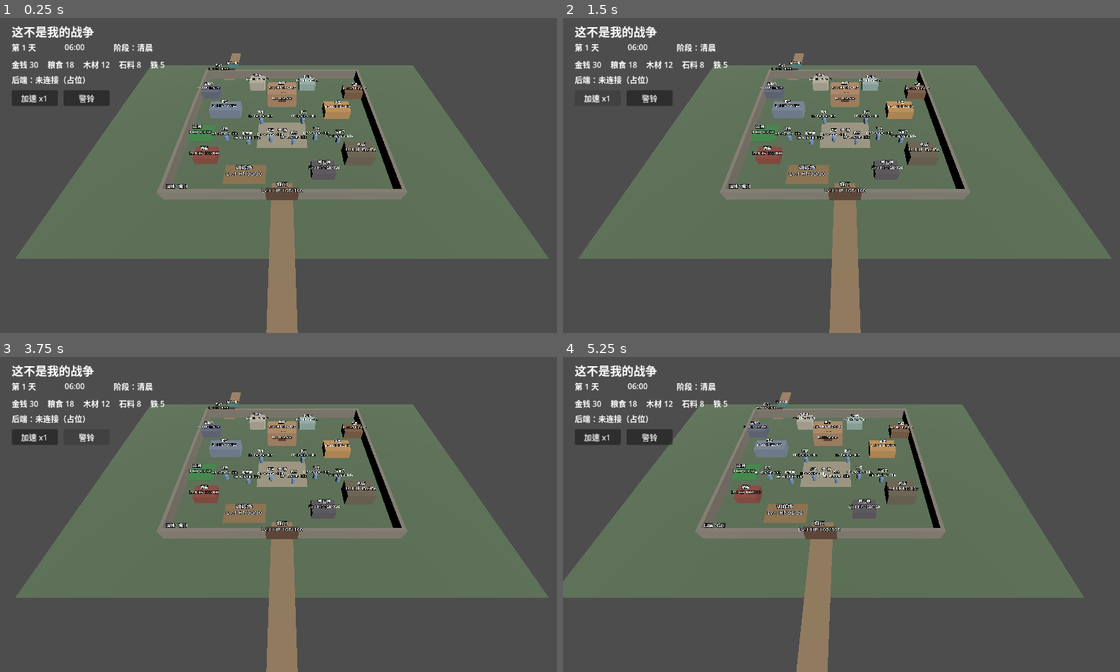
Above: before the commit, frames 1-4 (two rows, left to right).
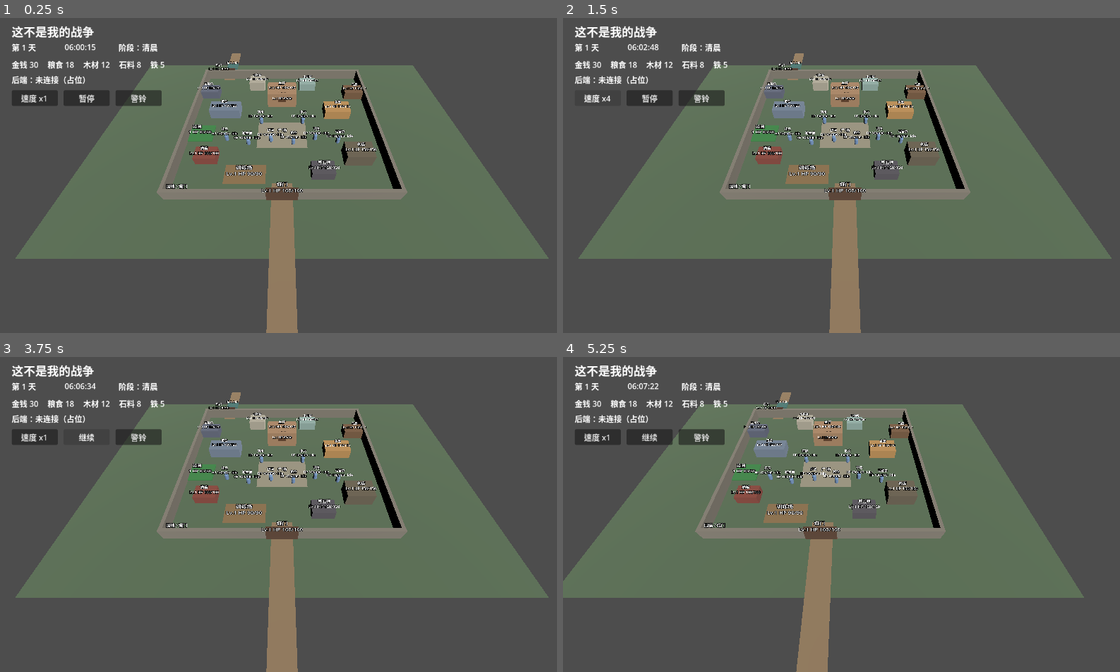
Above: after the commit, the same moments.

Repository: graywind-labs/this-is-not-my-war
Game: Godot game, scene res://scenes/main/Main.tscn
Two runs of this game, one before a commit and one after it. Both use one fixed random seed, a clock stepped at 60 frames per second and the inputs below.
Inputs (mouse positions are in pixels of both pictures, inside the frame that each line leads up to):
- Up to frame 1 (0.25 s): no input
- Up to frame 2 (1.5 s): click "加速 x1" (after the commit: "速度 x1") at 0.5 s; click "加速 x1" (after the commit: "速度 x2") at 1.25 s
- Up to frame 3 (3.75 s): click "加速 x1" (after the commit: "速度 x4") at 2 s; click "警铃" at 2.75 s; click (89, 435) at 3.5 s, where only the run after the commit has a clickable "暂停"
- Up to frame 4 (5.25 s): click (652, 435) at 4.25 s, where only the run after the commit has a clickable "继续"; tap Enter at 5 s; move the mouse to (969, 498) at 5.02 s; hold D from 5.03 s (still down); tap Space at 5.1 s; click (969, 498) at 5.17 s

The runs differ from the first frame. In frame 1, 0.7% of the frame differs, in the area x 3-30%, y 8-29%; in frame 2, 0.7%; in frame 3, 0.7%; in frame 4, 0.7%.

Commit message:
M4：时间系统、事件系统与信息空间

Diff:
--- a/scenes/main/Main.tscn
+++ b/scenes/main/Main.tscn
@@ -434,16 +434,16 @@
 layout_mode = 0
 offset_left = 132.0
 offset_top = 52.0
-offset_right = 220.0
+offset_right = 230.0
 offset_bottom = 76.0
-text = "06:00"
+text = "06:00:00"
 
 [node name="PhaseLabel" type="Label" parent="UI/HUD" unique_id=1272901177]
 unique_name_in_owner = true
 layout_mode = 0
-offset_left = 232.0
+offset_left = 242.0
 offset_top = 52.0
-offset_right = 340.0
+offset_right = 350.0
 offset_bottom = 76.0
 text = "阶段：清晨"
 
@@ -490,18 +490,30 @@
 text = "后端：未连接（占位）"
 
 [node name="SpeedButton" type="Button" parent="UI/HUD" unique_id=102724923]
+focus_mode = 0
 layout_mode = 0
 offset_left = 24.0
 offset_top = 152.0
 offset_right = 118.0
 offset_bottom = 184.0
-text = "加速 x1"
-
-[node name="AlarmButton" type="Button" parent="UI/HUD" unique_id=988415891]
+text = "速度 x1"
+
+[node name="PauseButton" type="Button" parent="UI/HUD"]
+unique_name_in_owner = true
+focus_mode = 0
 layout_mode = 0
 offset_left = 130.0
 offset_top = 152.0
 offset_right = 224.0
+offset_bottom = 184.0
+text = "暂停"
+
+[node name="AlarmButton" type="Button" parent="UI/HUD" unique_id=988415891]
+focus_mode = 0
+layout_mode = 0
+offset_left = 236.0
+offset_top = 152.0
+offset_right = 330.0
 offset_bottom = 184.0
 text = "警铃"
 
--- a/scripts/core/EventBus.gd
+++ b/scripts/core/EventBus.gd
@@ -1,6 +1,11 @@
 extends Node
 
 signal resource_changed(resource_id: String, amount: int)
+signal time_changed(day: int, hour: int, minute: int, second: int)
+signal time_scale_changed(player_scale: float, effective_scale: float, numeric_multiplier: float, reason: String)
+signal logical_time_tick(game_delta_seconds: float, numeric_multiplier: float)
+signal gameplay_pause_changed(paused: bool)
+signal day_started(day: int)
 signal hour_started(day: int, hour: int)
 signal building_clicked(building_id: String)
 signal npc_clicked(npc_id: String)
--- a/scripts/core/GameState.gd
+++ b/scripts/core/GameState.gd
@@ -2,15 +2,33 @@
 
 var current_day: int = 1
 var current_hour: int = 6
+var current_minute: int = 0
+var current_second: int = 0
 var in_combat: bool = false
 
 
-func set_time(day: int, hour: int) -> void:
+func set_time(day: int, hour: int, minute: int = 0, second: int = 0) -> void:
+	var previous_day := current_day
+	var previous_hour := current_hour
+	var previous_minute := current_minute
+	var previous_second := current_second
 	current_day = max(day, 1)
 	current_hour = clampi(hour, 0, 23)
+	current_minute = clampi(minute, 0, 59)
+	current_second = clampi(second, 0, 59)
 	var event_bus := get_node_or_null("/root/EventBus")
 	if event_bus != null:
-		event_bus.hour_started.emit(current_day, current_hour)
+		if current_day != previous_day:
+			event_bus.day_started.emit(current_day)
+		if current_day != previous_day or current_hour != previous_hour:
+			event_bus.hour_started.emit(current_day, current_hour)
+		if (
+			current_day != previous_day
+			or current_hour != previous_hour
+			or current_minute != previous_minute
+			or current_second != previous_second
+		):
+			event_bus.time_changed.emit(current_day, current_hour, current_minute, current_second)
 
 
 func set_combat_active(active: bool) -> void:
--- a/scripts/npc/NPC.gd
+++ b/scripts/npc/NPC.gd
@@ -51,6 +51,8 @@
 
 func _process(delta: float) -> void:
 	if not _is_moving:
+		return
+	if _is_gameplay_paused():
 		return
 
 	var next_position := global_position.move_toward(_movement_target_position, move_speed * delta)
@@ -108,3 +110,8 @@
 			continue
 		result += part.substr(0, 1).to_upper() + part.substr(1).to_lower()
 	return result
+
+
+func _is_gameplay_paused() -> bool:
+	var time_system := get_node_or_null("/root/Main/Systems/TimeSystem")
+	return time_system != null and time_system.is_gameplay_paused()
--- a/scripts/systems/ActionSystem.gd
+++ b/scripts/systems/ActionSystem.gd
@@ -51,6 +51,7 @@
 	var event_bus := get_node_or_null("/root/EventBus")
 	if event_bus != null:
 		event_bus.npc_state_changed.connect(_on_npc_state_changed)
+		event_bus.gameplay_pause_changed.connect(_on_gameplay_pause_changed)
 
 
 func get_action(action_id: String) -> Dictionary:
@@ -103,6 +104,10 @@
 			_pending_actions[npc_id] = action_id
 			return npc_system.move_npc_to_building(npc_id, location_id)
 
+	if _is_gameplay_paused():
+		_pending_actions[npc_id] = action_id
+		return true
+
 	return _execute_action(npc_id, action_id)
 
 
@@ -111,6 +116,20 @@
 
 
 func _on_npc_state_changed(npc_id: String) -> void:
+	if _is_gameplay_paused():
+		return
+	_try_execute_pending_action(npc_id)
+
+
+func _on_gameplay_pause_changed(paused: bool) -> void:
+	if paused:
+		return
+
+	for npc_id in _pending_actions.keys():
+		_try_execute_pending_action(str(npc_id))
+
+
+func _try_execute_pending_action(npc_id: String) -> void:
 	if not _pending_actions.has(npc_id):
 		return
 
@@ -126,7 +145,10 @@
 	var action: Dictionary = _actions[action_id]
 	var location_id := str(action.get("location_required", ""))
 	var state: Dictionary = npc_system.get_npc_state(npc_id)
-	if str(state.get("current_location", "")) == location_id and str(state.get("current_action", "")) == "idle":
+	if (
+		(location_id.is_empty() or str(state.get("current_location", "")) == location_id)
+		and str(state.get("current_action", "")) == "idle"
+	):
 		_pending_actions.erase(npc_id)
 		_execute_action(npc_id, action_id)
 
@@ -321,3 +343,8 @@
 	if resource_system == null:
 		push_warning("ActionSystem requires ResourceSystem.")
 	return resource_system
+
+
+func _is_gameplay_paused() -> bool:
+	var time_system := get_node_or_null("/root/Main/Systems/TimeSystem")
+	return time_system != null and time_system.is_gameplay_paused()
--- a/scripts/systems/TimeSystem.gd
+++ b/scripts/systems/TimeSystem.gd
@@ -1,5 +1,214 @@
 extends Node
 
+@export var seconds_per_game_minute: float = 1.0
+@export var speed_steps: Array[float] = [1.0, 2.0, 4.0]
+@export var llm_wait_scale: float = 1.0 / 60.0
+
+var is_paused: bool = false
+var time_scale: float = 1.0
+var _seconds_into_day: float = 0.0
+var _last_emitted_day_second: int = -1
+var _slowdown_requests: Dictionary = {}
+var _game_state: Node = null
+var _event_bus: Node = null
+
 
 func initialize() -> void:
-	pass
+	_game_state = get_node_or_null("/root/GameState")
+	_event_bus = get_node_or_null("/root/EventBus")
+	if _game_state != null:
+		_seconds_into_day = _get_seconds_from_state()
+		_last_emitted_day_second = int(_seconds_into_day)
+
+
+func _ready() -> void:
+	initialize()
+
+
+func _process(delta: float) -> void:
+	if is_paused or _game_state == null:
+		return
+
+	var game_seconds_delta := get_game_delta_seconds(delta)
+	if game_seconds_delta <= 0.0:
+		return
+
+	_seconds_into_day += game_seconds_delta
+
+	var next_day := int(_game_state.current_day)
+	while _seconds_into_day >= 86400.0:
+		_seconds_into_day -= 86400.0
+		next_day += 1
+
+	if _event_bus != null:
+		_event_bus.logical_time_tick.emit(game_seconds_delta, get_numeric_delta_multiplier())
+	_emit_time_if_needed(next_day)
+
+
+func set_paused(paused: bool) -> void:
+	if is_paused == paused:
+		return
+
+	is_paused = paused
+	_emit_time_scale_changed("pause_changed")
+	if _event_bus != null:
+		_event_bus.gameplay_pause_changed.emit(is_paused)
+
+
+func toggle_paused() -> bool:
+	set_paused(not is_paused)
+	return is_paused
+
+
+func set_time_scale(scale: float) -> void:
+	time_scale = maxf(scale, 0.0)
+	_emit_time_scale_changed("player_speed_changed")
+
+
+func set_current_time(day: int, hour: int, minute: int = 0, second: int = 0) -> void:
+	if _game_state == null:
+		return
+
+	_seconds_into_day = float(clampi(hour, 0, 23) * 3600 + clampi(minute, 0, 59) * 60 + clampi(second, 0, 59))
+	_last_emitted_day_second = int(_seconds_into_day)
+	_game_state.set_time(day, hour, minute, second)
+
+
+func request_time_slowdown(request_id: String, scale: float = -1.0, reason: String = "llm_wait") -> void:
+	if request_id.is_empty():
+		return
+
+	var slowdown_scale := llm_wait_scale if scale < 0.0 else scale
+	_slowdown_requests[request_id] = {
+		"scale": clampf(slowdown_scale, 0.0, 1.0),
+		"reason": reason
+	}
+	_emit_time_scale_changed(reason)
+
+
+func release_time_slowdown(request_id: String) -> void:
+	if not _slowdown_requests.has(request_id):
+		return
+
+	var reason := str(_slowdown_requests[request_id].get("reason", "llm_wait"))
+	_slowdown_requests.erase(request_id)
+	_emit_time_scale_changed("%s_finished" % reason)
+
+
+func clear_time_slowdowns() -> void:
+	if _slowdown_requests.is_empty():
+		return
+
+	_slowdown_requests.clear()
+	_emit_time_scale_changed("slowdowns_cleared")
+
+
+func has_time_slowdown() -> bool:
+	return not _slowdown_requests.is_empty()
+
+
+func get_effective_time_scale() -> float:
+	var effective_scale := time_scale
+	for request in _slowdown_requests.values():
+		effective_scale = minf(effective_scale, float(request.get("scale", effective_scale)))
+	return maxf(effective_scale, 0.0)
+
+
+func get_numeric_delta_multiplier() -> float:
+	if is_paused:
+		return 0.0
+	return get_effective_time_scale()
+
+
+func is_gameplay_paused() -> bool:
+	return is_paused
+
+
+func get_game_delta_seconds(real_delta_seconds: float) -> float:
+	var seconds_per_minute := maxf(seconds_per_game_minute, 0.001)
+	return real_delta_seconds * (60.0 / seconds_per_minute) * get_numeric_delta_multiplier()
+
+
+func cycle_speed() -> void:
+	var current_index := speed_steps.find(time_scale)
+	if current_index < 0:
+		set_time_scale(speed_steps[0] if not speed_steps.is_empty() else 1.0)
+		return
+
+	var next_index := current_index + 1
+	if next_index >= speed_steps.size():
+		set_time_scale(speed_steps[0] if not speed_steps.is_empty() else 1.0)
+	else:
+		set_time_scale(speed_steps[next_index])
+
+
+func get_speed_label() -> String:
+	return "x%.0f" % time_scale
+
+
+func get_pause_label() -> String:
+	if is_paused:
+		return "继续"
+	return "暂停"
+
+
+func get_effective_speed_label() -> String:
+	var effective_scale := get_effective_time_scale()
+	if effective_scale < 1.0:
+		return "x%.2f" % effective_scale
+	return "x%.0f" % effective_scale
+
+
+func get_progress_to_next_hour() -> float:
+	return clampf(float(int(_seconds_into_day) % 3600) / 3600.0, 0.0, 1.0)
+
+
+func debug_advance_hour() -> void:
+	_advance_hour()
+
+
+func _advance_hour() -> void:
+	if _game_state == null:
+		return
+
+	var next_day := int(_game_state.current_day)
+	var next_hour := int(_game_state.current_hour) + 1
+	if next_hour >= 24:
+		next_hour = 0
+		next_day += 1
+
+	_seconds_into_day = float(next_hour * 3600)
+	_last_emitted_day_second = -1
+	_game_state.set_time(next_day, next_hour, 0, 0)
+
+
+func _emit_time_if_needed(day: int) -> void:
+	var day_second := int(_seconds_into_day)
+	if day == int(_game_state.current_day) and day_second == _last_emitted_day_second:
+		return
+
+	_last_emitted_day_second = day_second
+	var hour := int(day_second / 3600)
+	var minute := int((day_second % 3600) / 60)
+	var second := day_second % 60
+	_game_state.set_time(day, hour, minute, second)
+
+
+func _emit_time_scale_changed(reason: String) -> void:
+	if _event_bus == null:
+		return
+
+	_event_bus.time_scale_changed.emit(
+		time_scale,
+		get_effective_time_scale(),
+		get_numeric_delta_multiplier(),
+		reason
+	)
+
+
+func _get_seconds_from_state() -> int:
+	return (
+		int(_game_state.current_hour) * 3600
+		+ int(_game_state.current_minute) * 60
+		+ int(_game_state.current_second)
+	)
--- a/scripts/ui/HUD.gd
+++ b/scripts/ui/HUD.gd
@@ -9,18 +9,52 @@
 @onready var stone_label: Label = %StoneLabel
 @onready var iron_label: Label = %IronLabel
 @onready var backend_status_label: Label = %BackendStatusLabel
+@onready var speed_button: Button = $SpeedButton
+@onready var pause_button: Button = $PauseButton
 
 
 func _ready() -> void:
 	mouse_filter = Control.MOUSE_FILTER_IGNORE
+	if speed_button != null:
+		speed_button.focus_mode = Control.FOCUS_NONE
+		speed_button.pressed.connect(_on_speed_button_pressed)
+	if pause_button != null:
+		pause_button.focus_mode = Control.FOCUS_NONE
+		pause_button.pressed.connect(_on_pause_button_pressed)
+	var alarm_button := get_node_or_null("AlarmButton") as Button
+	if alarm_button != null:
+		alarm_button.focus_mode = Control.FOCUS_NONE
 	_refresh_time()
+	_refresh_time_buttons()
 	_refresh_resources()
 	_refresh_backend_status()
 
 	var event_bus := get_node_or_null("/root/EventBus")
 	if event_bus != null:
+		event_bus.time_changed.connect(_on_time_changed)
+		event_bus.day_started.connect(_on_day_started)
 		event_bus.hour_started.connect(_on_hour_started)
 		event_bus.resource_changed.connect(_on_resource_changed)
+
+
+func _input(event: InputEvent) -> void:
+	if _is_pause_shortcut(event):
+		_toggle_pause()
+		get_viewport().set_input_as_handled()
+
+
+func _unhandled_key_input(event: InputEvent) -> void:
+	if _is_pause_shortcut(event):
+		_toggle_pause()
+		get_viewport().set_input_as_handled()
+
+
+func _on_time_changed(_day: int, _hour: int, _minute: int, _second: int) -> void:
+	_refresh_time()
+
+
+func _on_day_started(_day: int) -> void:
+	_refresh_time()
 
 
 func _on_hour_started(_day: int, _hour: int) -> void:
@@ -31,16 +65,33 @@
 	_refresh_resources()
 
 
+func _on_speed_button_pressed() -> void:
+	var time_system := get_node_or_null("/root/Main/Systems/TimeSystem")
+	if time_system == null:
+		return
+
+	time_system.cycle_speed()
+	_refresh_time_buttons()
+
+
+func _on_pause_button_pressed() -> void:
+	_toggle_pause()
+
+
 func _refresh_time() -> void:
 	var game_state := get_node_or_null("/root/GameState")
 	var day := 1
 	var hour := 6
+	var minute := 0
+	var second := 0
 	if game_state != null:
 		day = game_state.current_day
 		hour = game_state.current_hour
+		minute = game_state.current_minute
+		second = game_state.current_second
 
 	day_label.text = "第 %d 天" % day
-	time_label.text = "%02d:00" % hour
+	time_label.text = "%02d:%02d:%02d" % [hour, minute, second]
 	phase_label.text = _get_phase_label(hour)
 
 
@@ -65,6 +116,43 @@
 	backend_status_label.text = "后端：未连接（占位）"
 
 
+func _refresh_time_buttons() -> void:
+	if speed_button == null:
+		return
+
+	var time_system := get_node_or_null("/root/Main/Systems/TimeSystem")
+	if time_system == null:
+		speed_button.text = "速度 x1"
+		if pause_button != null:
+			pause_button.text = "暂停"
+		return
+
+	speed_button.text = "速度 %s" % time_system.get_speed_label()
+	if pause_button != null:
+		pause_button.text = time_system.get_pause_label()
+
+
+func _toggle_pause() -> void:
+	var time_system := get_node_or_null("/root/Main/Systems/TimeSystem")
+	if time_system == null:
+		return
+
+	time_system.toggle_paused()
+	_refresh_time_buttons()
+
+
+func _is_pause_shortcut(event: InputEvent) -> bool:
+	if not (event is InputEventKey):
+		return false
+	if not event.pressed or event.echo or event.keycode != KEY_SPACE:
+		return false
+
+	var focus_owner := get_viewport().gui_get_focus_owner()
+	if focus_owner is LineEdit or focus_owner is TextEdit:
+		return false
+	return true
+
+
 func _get_phase_label(hour: int) -> String:
 	if hour >= 5 and hour < 12:
 		return "阶段：清晨"
--- /dev/null
+++ b/tools/verify_time_system.gd
@@ -0,0 +1,290 @@
+extends SceneTree
+
+
+func _init() -> void:
+	var main_scene := load("res://scenes/main/Main.tscn") as PackedScene
+	if main_scene == null:
+		push_error("Failed to load Main.tscn")
+		quit(1)
+		return
+
+	var main := main_scene.instantiate()
+	root.add_child(main)
+	await process_frame
+
+	var time_system := root.get_node_or_null("Main/Systems/TimeSystem")
+	var game_state := root.get_node_or_null("GameState")
+	var event_bus := root.get_node_or_null("EventBus")
+	var hud := root.get_node_or_null("Main/UI/HUD")
+	if time_system == null or game_state == null or event_bus == null or hud == null:
+		push_error("Required time verification nodes not found")
+		quit(1)
+		return
+
+	var hour_events: Array[String] = []
+	var day_events: Array[int] = []
+	var scale_events: Array[String] = []
+	event_bus.hour_started.connect(func(day: int, hour: int) -> void:
+		hour_events.append("%d:%d" % [day, hour])
+	)
+	event_bus.day_started.connect(func(day: int) -> void:
+		day_events.append(day)
+	)
+	event_bus.time_scale_changed.connect(func(player_scale: float, effective_scale: float, numeric_multiplier: float, reason: String) -> void:
+		scale_events.append("%s:%.3f:%.3f:%.3f" % [reason, player_scale, effective_scale, numeric_multiplier])
+	)
+
+	time_system.set_current_time(1, 6, 0, 0)
+	time_system.seconds_per_game_minute = 0.1
+	time_system.set_time_scale(1.0)
+
+	if not await _wait_until_second_changed(game_state, 30):
+		push_error("Visible seconds did not advance at x1")
+		quit(1)
+		return
+	if int(game_state.current_hour) != 6 or int(game_state.current_minute) <= 0:
+		push_error("Continuous minute/second progression mismatch")
+		quit(1)
+		return
+
+	time_system.set_paused(true)
+	var paused_hour := int(game_state.current_hour)
+	var paused_minute := int(game_state.current_minute)
+	var paused_second := int(game_state.current_second)
+	for frame in range(10):
+		await process_frame
+	if (
+		int(game_state.current_hour) != paused_hour
+		or int(game_state.current_minute) != paused_minute
+		or int(game_state.current_second) != paused_second
+	):
+		push_error("Time advanced while paused")
+		quit(1)
+		return
+
+	time_system.set_paused(false)
+	time_system.set_current_time(1, 7, 59, 0)
+	time_system.set_time_scale(4.0)
+	if not await _wait_until_hour(game_state, 8, 30):
+		push_error("Time did not advance after speed change")
+		quit(1)
+		return
+
+	time_system.set_current_time(1, 23, 0, 0)
+	time_system.debug_advance_hour()
+	if (
+		int(game_state.current_day) != 2
+		or int(game_state.current_hour) != 0
+		or int(game_state.current_minute) != 0
+		or int(game_state.current_second) != 0
+	):
+		push_error("Day rollover failed")
+		quit(1)
+		return
+	if not day_events.has(2) or not hour_events.has("2:0"):
+		push_error("Time signals were not emitted for rollover")
+		quit(1)
+		return
+
+	var day_label := hud.get_node_or_null("DayLabel") as Label
+	var time_label := hud.get_node_or_null("TimeLabel") as Label
+	var speed_button := hud.get_node_or_null("SpeedButton") as Button
+	var pause_button := hud.get_node_or_null("PauseButton") as Button
+	if day_label == null or time_label == null:
+		push_error("HUD time labels not found")
+		quit(1)
+		return
+	if day_label.text != "第 2 天" or time_label.text != "00:00:00":
+		push_error("HUD did not refresh time labels")
+		quit(1)
+		return
+	if speed_button == null or pause_button == null:
+		push_error("HUD time buttons not found")
+		quit(1)
+		return
+
+	time_system.set_time_scale(1.0)
+	time_system.set_paused(false)
+	speed_button.pressed.emit()
+	if float(time_system.time_scale) != 2.0 or time_system.is_paused:
+		push_error("HUD speed button did not switch to x2")
+		quit(1)
+		return
+	var space_event := InputEventKey.new()
+	space_event.keycode = KEY_SPACE
+	space_event.pressed = true
+	hud._input(space_event)
+	if not time_system.is_paused or float(time_system.time_scale) != 2.0:
+		push_error("Space key should only pause without changing speed")
+		quit(1)
+		return
+	hud._input(space_event)
+	if time_system.is_paused or float(time_system.time_scale) != 2.0:
+		push_error("Space key should resume without changing speed")
+		quit(1)
+		return
+
+	speed_button.pressed.emit()
+	if float(time_system.time_scale) != 4.0 or time_system.is_paused:
+		push_error("HUD speed button did not switch to x4")
+		quit(1)
+		return
+	speed_button.pressed.emit()
+	if float(time_system.time_scale) != 1.0 or time_system.is_paused:
+		push_error("HUD speed button did not wrap to x1")
+		quit(1)
+		return
+
+	time_system.seconds_per_game_minute = 1.0
+	time_system.set_time_scale(4.0)
+	time_system.request_time_slowdown("verify_llm_wait", -1.0, "llm_wait")
+	if not time_system.has_time_slowdown():
+		push_error("LLM slowdown request was not registered")
+		quit(1)
+		return
+	if absf(float(time_system.get_effective_time_scale()) - (1.0 / 60.0)) > 0.001:
+		push_error("LLM slowdown did not clamp effective time scale")
+		quit(1)
+		return
+	if absf(float(time_system.get_numeric_delta_multiplier()) - (1.0 / 60.0)) > 0.001:
+		push_error("Numeric multiplier did not follow effective time scale")
+		quit(1)
+		return
+	if absf(float(time_system.get_game_delta_seconds(1.0)) - 1.0) > 0.001:
+		push_error("LLM slowdown should make one real second equal one game second")
+		quit(1)
+		return
+
+	time_system.release_time_slowdown("verify_llm_wait")
+	if time_system.has_time_slowdown() or absf(float(time_system.get_effective_time_scale()) - 4.0) > 0.001:
+		push_error("LLM slowdown release did not restore player speed")
+		quit(1)
+		return
+	if scale_events.is_empty():
+		push_error("Time scale changes were not emitted")
+		quit(1)
+		return
+
+	time_system.set_time_scale(1.0)
+
+	pause_button.pressed.emit()
+	if not time_system.is_paused:
+		push_error("HUD pause button did not pause")
+		quit(1)
+		return
+	pause_button.pressed.emit()
+	if time_system.is_paused:
+		push_error("HUD pause button did not resume")
+		quit(1)
+		return
+
+	hud._unhandled_key_input(space_event)
+	if not time_system.is_paused:
+		push_error("Space key did not pause time")
+		quit(1)
+		return
+	hud._unhandled_key_input(space_event)
+	if time_system.is_paused:
+		push_error("Space key did not resume time")
+		quit(1)
+		return
+
+	if not await _verify_npc_movement_pauses(time_system):
+		quit(1)
+		return
+
+	if not await _verify_action_settlement_pauses(time_system):
+		quit(1)
+		return
+
+	print("T0401 time system verification passed.")
+	quit(0)
+
+
+func _wait_until_hour(game_state: Node, expected_hour: int, max_frames: int) -> bool:
+	for frame in range(max_frames):
+		await process_frame
+		if int(game_state.current_hour) == expected_hour:
+			return true
+	return false
+
+
+func _wait_until_second_changed(game_state: Node, max_frames: int) -> bool:
+	var initial_minute := int(game_state.current_minute)
+	var initial_second := int(game_state.current_second)
+	for frame in range(max_frames):
+		await process_frame
+		if int(game_state.current_minute) != initial_minute or int(game_state.current_second) != initial_second:
+			return true
+	return false
+
+
+func _verify_npc_movement_pauses(time_system: Node) -> bool:
+	var npc_root := root.get_node_or_null("Main/WorldRoot/Station/NPCs")
+	if npc_root == null or npc_root.get_child_count() == 0:
+		push_error("NPC root not found for pause verification")
+		return false
+
+	var npc_node := npc_root.get_child(0)
+	if not npc_node.has_method("move_to_location"):
+		push_error("NPC node cannot move for pause verification")
+		return false
+
+	npc_node.move_speed = 100.0
+	var start_position: Vector3 = npc_node.global_position
+	npc_node.move_to_location("pause_verify_target", start_position + Vector3(10.0, 0.0, 0.0))
+	time_system.set_paused(true)
+	for frame in range(5):
+		await process_frame
+	if npc_node.global_position.distance_to(start_position) > 0.001:
+		push_error("NPC moved while gameplay was paused")
+		return false
+
+	time_system.set_paused(false)
+	for frame in range(5):
+		await process_frame
+	if npc_node.global_position.distance_to(start_position) <= 0.001:
+		push_error("NPC did not resume movement after gameplay pause")
+		return false
+
+	npc_node.stop_movement()
+	return true
+
+
+func _verify_action_settlement_pauses(time_system: Node) -> bool:
+	var npc_system := root.get_node_or_null("Main/Systems/NPCSystem")
+	var action_system := root.get_node_or_null("Main/Systems/ActionSystem")
+	var resource_system := root.get_node_or_null("Main/Systems/ResourceSystem")
+	if npc_system == null or action_system == null or resource_system == null:
+		push_error("Action pause verification systems not found")
+		return false
+
+	var npc_id := "gardener_01"
+	npc_system.update_npc_state(npc_id, {
+		"current_location": "garden",
+		"current_action": "idle"
+	})
+	var starting_grain := int(resource_system.get_resource("grain"))
+
+	time_system.set_paused(true)
+	if not action_system.debug_assign_action(npc_id, "work_garden"):
+		push_error("Paused action assignment should be accepted for later settlement")
+		return false
+	if int(resource_system.get_resource("grain")) != starting_grain:
+		push_error("Action resources changed while gameplay was paused")
+		return false
+	if not action_system.has_pending_action(npc_id):
+		push_error("Paused action was not kept pending")
+		return false
+
+	time_system.set_paused(false)
+	for frame in range(3):
+		await process_frame
+	if int(resource_system.get_resource("grain")) != starting_grain + 2:
+		push_error("Pending action did not settle after gameplay resumed")
+		return false
+	if action_system.has_pending_action(npc_id):
+		push_error("Pending action was not cleared after gameplay resumed")
+		return false
+
+	return true
Not shown, added: tools/verify_time_system.gd.uid
Not shown, changed: docs/AI_NPC_SYSTEM.md
Not shown, changed: docs/API_BUDGET.md
Not shown, changed: docs/CODING_RULES.md
Not shown, changed: docs/COMBAT_SYSTEM.md
Not shown, changed: docs/CURRENT_DECISIONS.md
Not shown, changed: docs/CURRENT_STATE.md
Not shown, changed: docs/DATA_SCHEMA.md
Not shown, changed: docs/DEV_LOG.md
Not shown, changed: docs/ECONOMY_AND_BUILDINGS.md
Not shown, changed: docs/GODOT_ARCHITECTURE.md
Not shown, changed: docs/LONG_TERM_MEMORY.md
(and 8 more such lines)
